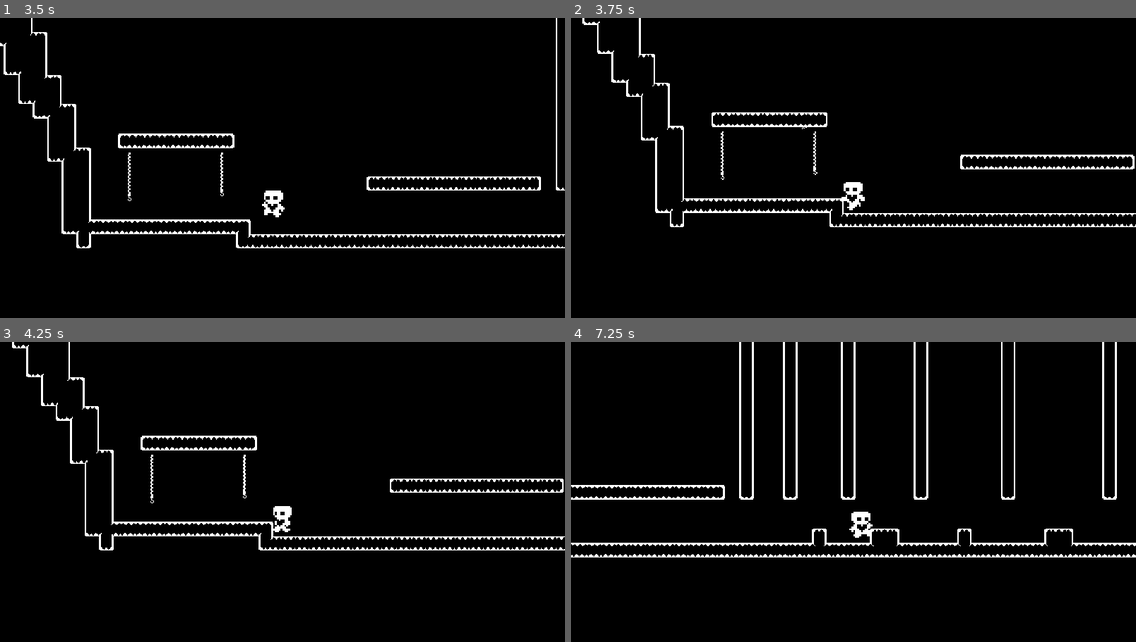
Above: before the commit, frames 1-4 (two rows, left to right).
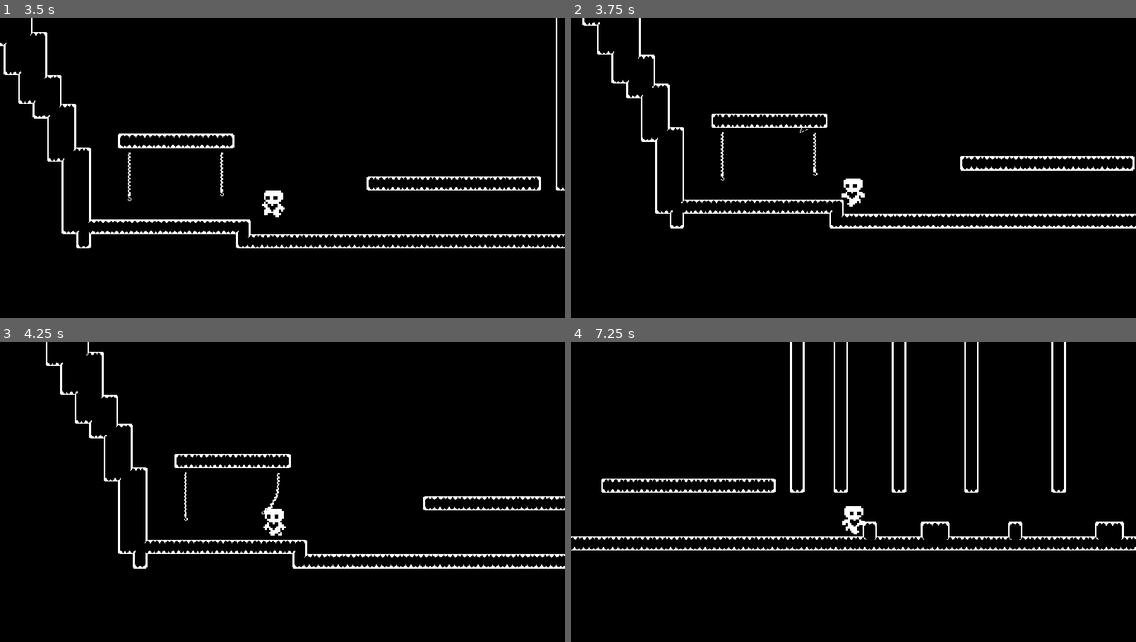
Above: after the commit, the same moments.

Repository: zemda/Trials
Game: Godot game, scene res://levels/TestMainMap.tscn
The game is run twice, just before and just after one commit, with the same random seed, the same clock (stepped at 60 frames per second) and the same inputs.
Inputs (mouse positions are in pixels of both pictures, inside the frame that each line leads up to):
- Up to frame 1 (3.5 s): move the mouse to (254, 240) at 0.52 s; hold Right (move_right) 0.53-2.03 s; click (254, 240) at 0.67 s; tap W (move_up) at 0.77, 1.52, 3.02 s; move the mouse to (452, 225) at 1.27 s; click (452, 225) at 1.42 s; move the mouse to (113, 129) at 2.02 s; hold A (move_left) from 2.03 s (still down); click (113, 129) at 2.17 s; move the mouse to (310, 177) at 2.77 s; click (310, 177) at 2.92 s
- Up to frame 2 (3.75 s): keep holding A (move_left); move the mouse to (768, 96) at 3.52 s; click (768, 96) at 3.67 s
- Up to frame 3 (4.25 s): keep holding A (move_left); tap W (move_up) at 3.77 s
- Up to frame 4 (7.25 s): move the mouse to (977, 483) at 4.27 s; release A (move_left) at 4.28 s; hold Right (move_right) from 4.28 s (still down); click (977, 483) at 4.42 s; tap W (move_up) at 4.52, 6.02, 6.77 s; move the mouse to (740, 516) at 5.02 s; click (740, 516) at 5.17 s; move the mouse to (910, 432) at 5.77 s; click (910, 432) at 5.92 s; move the mouse to (825, 564) at 6.52 s; click (825, 564) at 6.67 s

Frame 1 is identical in both runs. In frame 2, 2.4% of the frame differs, in the area x 2-100%, y 1-71%; in frame 3, 5.4%; in frame 4, 8.1%, in the area x 0-100%, y 0-72%.

Commit message:
fix the gook a bit

Diff:
--- a/src/scenes/characters/hook/grappling_hook.gd
+++ b/src/scenes/characters/hook/grappling_hook.gd
@@ -1,26 +1,24 @@
 extends Node2D
 
-@onready var links = $Links
 @onready var tip: CharacterBody2D = $Tip
 
 const SPEED = 25
+const HOOK_PULL_SPEED = 350.0
 
 var direction := Vector2.ZERO
 var tip_position := Vector2.ZERO
 
 var flying = false
 var hooked = false
+var player: CharacterBody2D = null
+
 
 func _process(_delta: float) -> void:
 	self.visible = flying or hooked
 	if not self.visible:
 		return
 
-
 	rotation = (tip_position - global_position).angle()
-	var tip_loc = to_local(tip_position)
-	var distance = tip_loc.length()
-	links.region_rect.size.y = round(distance / 5.6) * 16
 
 
 func _physics_process(_delta: float) -> void:
@@ -33,23 +31,28 @@
 				flying = false
 				tip_position = collision.get_position()
 				tip.global_position = tip_position
-
 			else:
 				flying = false
 	if hooked:
 		tip.global_position = tip_position
+		if player:
+			var pull_direction = (tip_position - player.global_position).normalized()
+			player.velocity = pull_direction * HOOK_PULL_SPEED
 
 
+func shoot(target_position: Vector2, player_ref: CharacterBody2D) -> void:
+	player = player_ref
+	direction = (target_position - global_position).normalized()
 
-func shoot(target_position) -> void:
-	direction = (target_position - global_position).normalized()
 	if direction.angle() > deg_to_rad(45) and direction.angle() < deg_to_rad(135):
 		return
 	flying = true
+	hooked = false
 	tip_position = global_position
-	tip.global_position = tip_position
+	tip.global_position = global_position
 
 
 func release() -> void:
 	flying = false
 	hooked = false
+	player = null
--- a/src/scenes/characters/hook/grappling_hook.tscn
+++ b/src/scenes/characters/hook/grappling_hook.tscn
@@ -1,8 +1,6 @@
-[gd_scene load_steps=6 format=3 uid="uid://b8p6vkkri6gum"]
+[gd_scene load_steps=4 format=3 uid="uid://b8p6vkkri6gum"]
 
 [ext_resource type="Script" path="res://scenes/characters/hook/grappling_hook.gd" id="1_ygasu"]
-[ext_resource type="PackedScene" uid="uid://dfhxu3p84uj6j" path="res://scenes/world/rope.tscn" id="2_kadb0"]
-[ext_resource type="Texture2D" uid="uid://cmjfe0ci0768g" path="res://assets/sprites/player/hook/link.png" id="3_hrlh3"]
 [ext_resource type="Texture2D" uid="uid://brmfgnmp13n5t" path="res://assets/sprites/player/hook/hook.png" id="4_glcey"]
 
 [sub_resource type="CircleShape2D" id="CircleShape2D_wgomj"]
@@ -11,18 +9,6 @@
 [node name="GrapplingHook" type="Node2D"]
 position = Vector2(0, -3)
 script = ExtResource("1_ygasu")
-rope_scene = ExtResource("2_kadb0")
-
-[node name="Links" type="Sprite2D" parent="."]
-visible = false
-texture_repeat = 2
-position = Vector2(2, -2)
-scale = Vector2(0.5225, 0.460063)
-texture = ExtResource("3_hrlh3")
-centered = false
-offset = Vector2(-8, 14)
-region_enabled = true
-region_rect = Rect2(0, 0, 7, 8)
 
 [node name="Tip" type="CharacterBody2D" parent="."]
 collision_layer = 16
--- a/src/scenes/characters/player.tscn
+++ b/src/scenes/characters/player.tscn
@@ -3,7 +3,7 @@
 [ext_resource type="Script" path="res://scripts/characters/player/player.gd" id="1_8qk58"]
 [ext_resource type="Texture2D" uid="uid://dsqxdfviphsn" path="res://assets/sprites/player/playerT.png" id="2_ekgkp"]
 [ext_resource type="Resource" uid="uid://d07icyh40egpk" path="res://resources/player/DefaultMovementData.tres" id="2_ssmf6"]
-[ext_resource type="PackedScene" uid="uid://b8p6vkkri6gum" path="res://scenes/characters/hook/chain.tscn" id="4_bbe10"]
+[ext_resource type="PackedScene" uid="uid://b8p6vkkri6gum" path="res://scenes/characters/hook/grappling_hook.tscn" id="4_bbe10"]
 
 [sub_resource type="AtlasTexture" id="AtlasTexture_g3yig"]
 atlas = ExtResource("2_ekgkp")
@@ -124,7 +124,7 @@
 wait_time = 0.1
 one_shot = true
 
-[node name="Chain" parent="." instance=ExtResource("4_bbe10")]
+[node name="GrapplingHook" parent="." instance=ExtResource("4_bbe10")]
 visible = false
 position = Vector2(0, -37)
 
--- a/src/scripts/characters/player/player.gd
+++ b/src/scripts/characters/player/player.gd
@@ -18,9 +18,9 @@
 func _input(event: InputEvent) -> void:
 	if event is InputEventMouseButton:
 		if event.pressed:
-			$Chain.shoot(get_global_mouse_position())
+			$GrapplingHook.shoot(get_global_mouse_position(), self)
 		else:
-			$Chain.release()
+			$GrapplingHook.release()
 
 
 func _physics_process(delta: float) -> void:
@@ -29,21 +29,7 @@
 	handle_jump()
 	var input_axis := Input.get_axis("move_left", "move_right")
 
-
-	# Hook ---------------------------------------------------------
-	if $Chain.hooked:
-		chain_velocity = to_local($Chain.tip_position).normalized() * CHAIN_PULL
-		if chain_velocity.y > 0:
-			chain_velocity.y *= 0.55
-		else:
-			chain_velocity.y *= 1.65
-		if sign(chain_velocity.x) != sign(input_axis):
-			chain_velocity.x *= 0.7
-	else:
-		chain_velocity = Vector2(0,0)
-	velocity += chain_velocity
-
-	# -------------------------------------------------------------------
+	handle_grappling_hook(input_axis)
 
 	handle_acceleration(input_axis, delta)
 	handle_air_acceleration(input_axis, delta)
@@ -59,6 +45,22 @@
 	var just_left_wall = was_on_wall and not is_on_wall()
 	if just_left_wall:
 		wall_jump_timer.start()
+
+
+func handle_grappling_hook(input_axis) -> void:
+	if $GrapplingHook.hooked:
+		var direction_to_anchor = ($GrapplingHook.global_position - global_position).normalized()
+		chain_velocity = direction_to_anchor * CHAIN_PULL
+
+		if chain_velocity.y > 0:
+			chain_velocity.y *= 0.55
+		else:
+			chain_velocity.y *= 1.65
+		if sign(chain_velocity.x) != sign(input_axis):
+			chain_velocity.x *= 0.7
+	else:
+		chain_velocity = Vector2.ZERO
+	velocity += chain_velocity
 
 
 func apply_gravity(delta):
